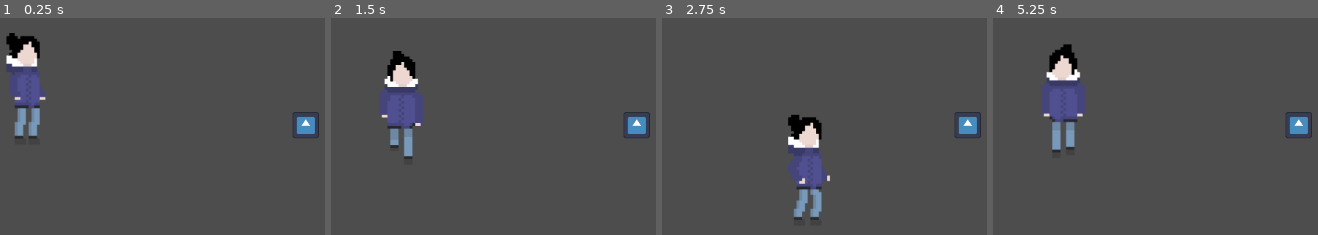
Above: before the commit, frames 1-4 (left to right).
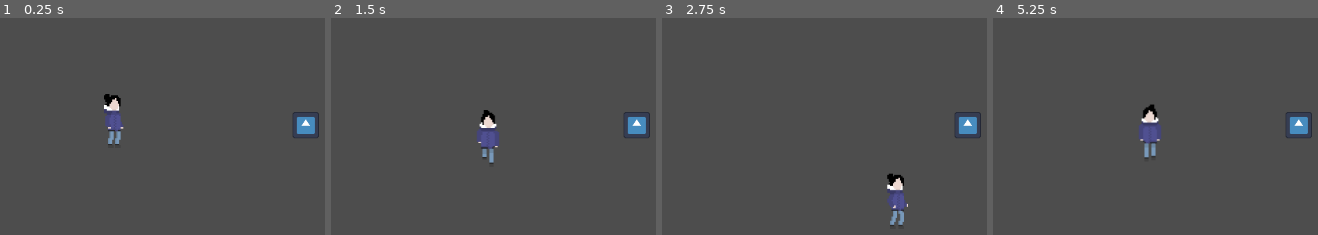
Above: after the commit, the same moments.

Repository: Vinnie-Jung/Som-da-Escuridao
Game: Godot game, scene res://scenes/level_01.tscn
Two runs of this game, one before a commit and one after it. Both use one fixed random seed, a clock stepped at 60 frames per second and the inputs below. The engine's default icon, where the game draws it, is replaced by a stand-in: a white triangle on a blue panel in a dark square.
Inputs:
- Up to frame 1 (0.25 s): no input
- Up to frame 2 (1.5 s): hold D (moveRight) 0.53-1.28 s; hold E (interact) 0.53-1.28 s; hold S (moveDown) from 1.28 s (still down); tap Shift (sprint) at 1.35 s
- Up to frame 3 (2.75 s): release S (moveDown) at 2.03 s; hold D (moveRight) from 2.03 s (still down); hold E (interact) from 2.03 s (still down)
- Up to frame 4 (5.25 s): release D (moveRight) at 2.78 s; release E (interact) at 2.78 s; hold W (moveUp) 2.78-3.53 s; tap Shift (sprint) at 2.85, 4.35 s; hold E (interact) 3.53-4.28 s; hold A (moveLeft) 3.53-5.03 s; hold S (moveDown) from 5.03 s (still down); hold E (interact) from 5.03 s (still down)

The runs differ from the first frame. In frame 1, 4.7% of the frame differs, in the area x 1-39%, y 6-59%; in frame 2, 5.0%; in frame 3, 4.7%; in frame 4, 5.3%, in the area x 14-52%, y 11-65%.

Commit message:
[DEV] - Consertando colisores

Diff:
--- a/scenes/candle.tscn
+++ b/scenes/candle.tscn
@@ -4,7 +4,7 @@
 [ext_resource type="Script" path="res://scripts/candle.gd" id="1_yi84e"]
 
 [sub_resource type="CircleShape2D" id="CircleShape2D_e2mcd"]
-radius = 39.0512
+radius = 101.124
 
 [node name="candle" type="Area2D"]
 script = ExtResource("1_yi84e")
--- a/scenes/level_01.tscn
+++ b/scenes/level_01.tscn
@@ -6,7 +6,7 @@
 [node name="level_01" type="Node2D"]
 
 [node name="player" parent="." instance=ExtResource("1_j4jer")]
-position = Vector2(147, 169)
+position = Vector2(272, 214)
 
 [node name="candle" parent="." instance=ExtResource("2_uh32v")]
 position = Vector2(549, 221)
--- a/scenes/player.tscn
+++ b/scenes/player.tscn
@@ -131,7 +131,7 @@
 }],
 "loop": true,
 "name": &"idle_back",
-"speed": 5.0
+"speed": 3.0
 }, {
 "frames": [{
 "duration": 1.0,
@@ -142,7 +142,7 @@
 }],
 "loop": true,
 "name": &"idle_front",
-"speed": 5.0
+"speed": 3.0
 }, {
 "frames": [{
 "duration": 1.0,
@@ -153,7 +153,7 @@
 }],
 "loop": true,
 "name": &"idle_side",
-"speed": 5.0
+"speed": 3.0
 }, {
 "frames": [{
 "duration": 1.0,
@@ -243,18 +243,19 @@
 }]
 
 [sub_resource type="CapsuleShape2D" id="CapsuleShape2D_v8apy"]
-radius = 16.0
-height = 128.0
+height = 56.0
 
 [node name="player" type="CharacterBody2D"]
 script = ExtResource("1_51tkp")
 
 [node name="animation" type="AnimatedSprite2D" parent="."]
+scale = Vector2(0.5, 0.5)
 sprite_frames = SubResource("SpriteFrames_2w0t0")
-animation = &"idle_side"
+animation = &"walking_side"
+frame_progress = 0.149102
 
 [node name="collision" type="CollisionShape2D" parent="."]
-position = Vector2(-1, 4)
+position = Vector2(0, 5)
 shape = SubResource("CapsuleShape2D_v8apy")
 
 [node name="sprint_timer" type="Timer" parent="."]
--- a/scripts/player.gd
+++ b/scripts/player.gd
@@ -39,15 +39,19 @@
 	if (_direction.y == -1):
 		$animation.play("walking_up")
 		_idleDirection = "idle_back"
+		$collision.position.x = 0
 	elif (_direction.y == 1):
 		$animation.play("walking_down")
 		_idleDirection = "idle_front"
+		$collision.position.x = 0
 	elif (_direction.x != 0):
 		$animation.play("walking_side")
 		$animation.flip_h = false if (_direction.x > 0) else true
 		_idleDirection = "idle_side"
+		$collision.position.x = -3 if (_direction.x > 0) else 3
 	else:
 		$animation.play(_idleDirection)
+		$collision.position.x = 0
 
 
 func _key_listeners() -> void:
